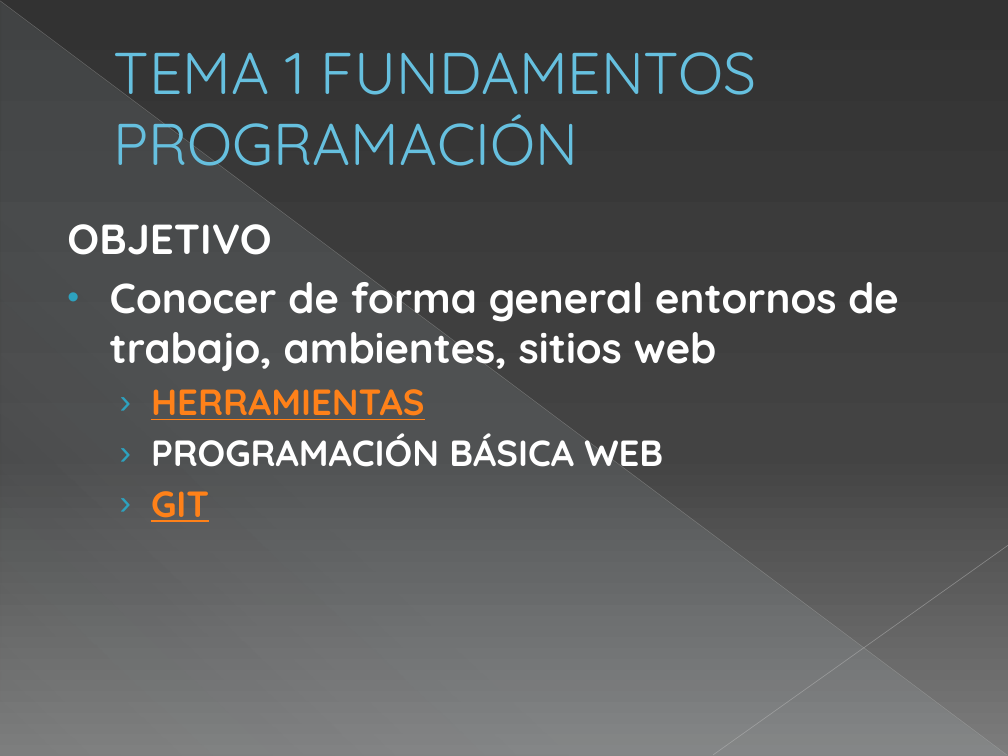
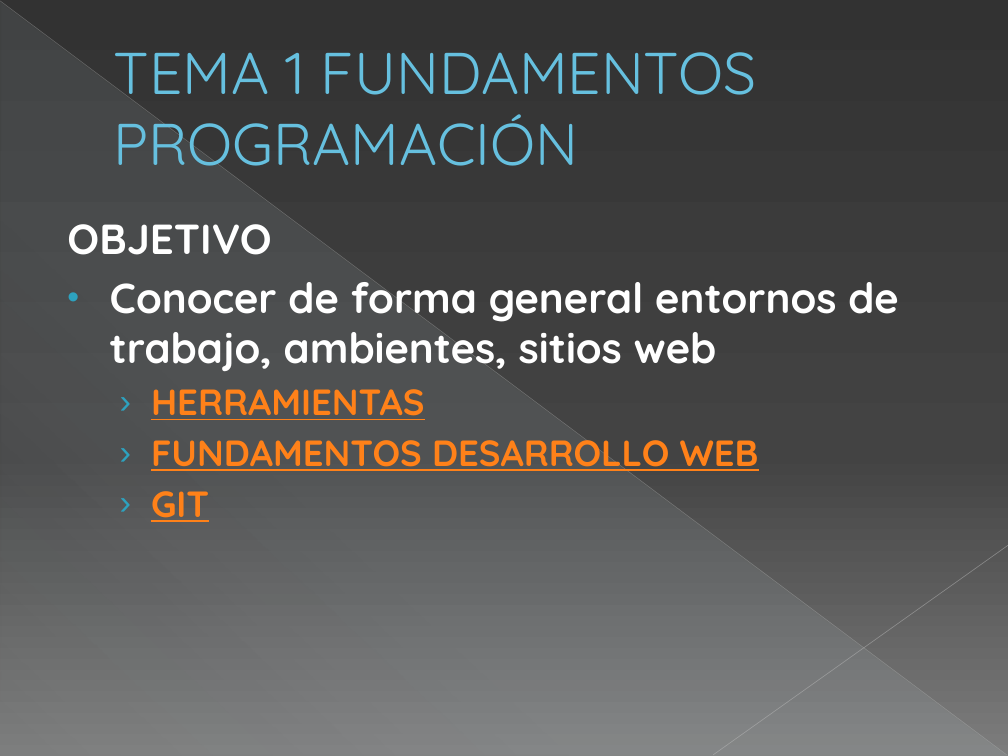
Before and after one commit to capacitacionfv/claseswebfv, a slide deck: slide 2 of CAPACITACION WEB FV.pptx. Drawn at 1008x756 pixels with LibreOffice and Linux fonts; fonts in the diff are those of the drawing. Boxes give left, top, right and bottom in pixels: in the first picture for what was removed or moved away, otherwise in the second. Text is boxed around its words. In the diff, an @@ line names an element or a change of style, - is before the commit and + after.

```diff
--- a/CAPACITACION WEB FV.pptx
+++ b/CAPACITACION WEB FV.pptx
@@ text at <box>151,440,759,471</box>: text changed; text colour #FFFFFF to #FF8119 @@
-  › PROGRAMACIÓN BÁSICA WEB
+  › FUNDAMENTOS DESARROLLO WEB
```
Also in this commit, not shown: 4 other slides changed, 22 other files.
